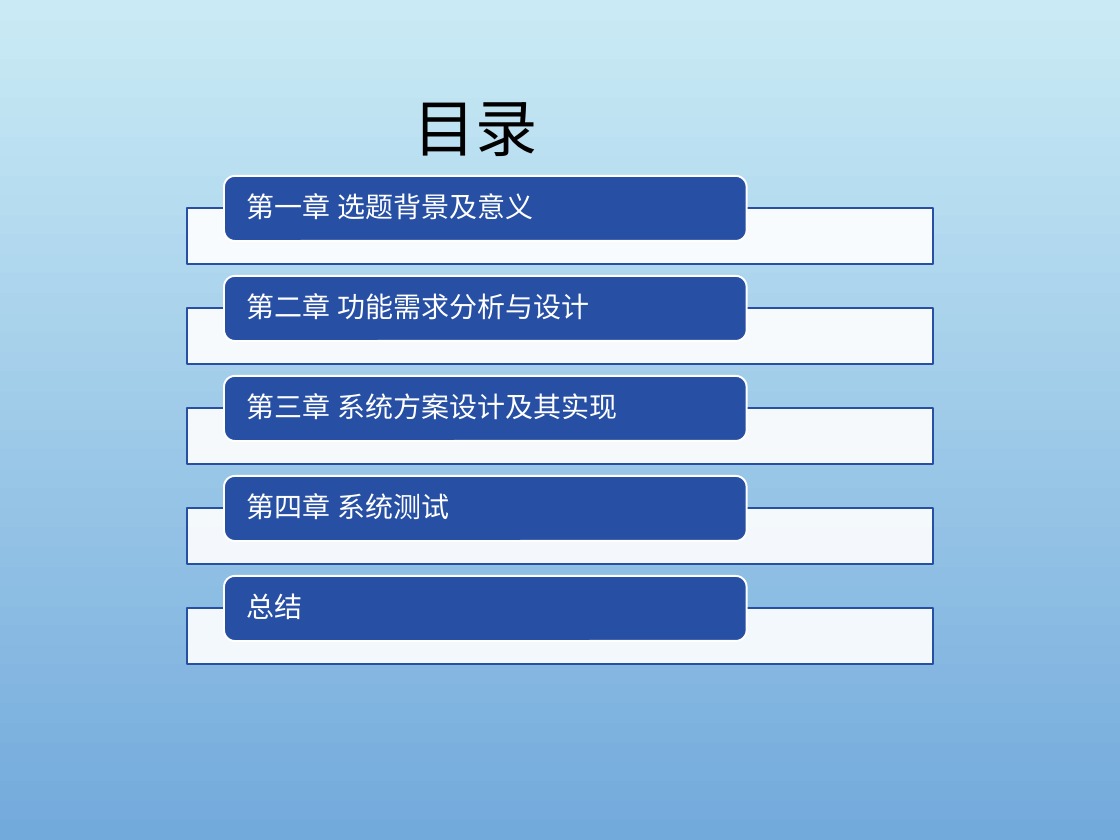
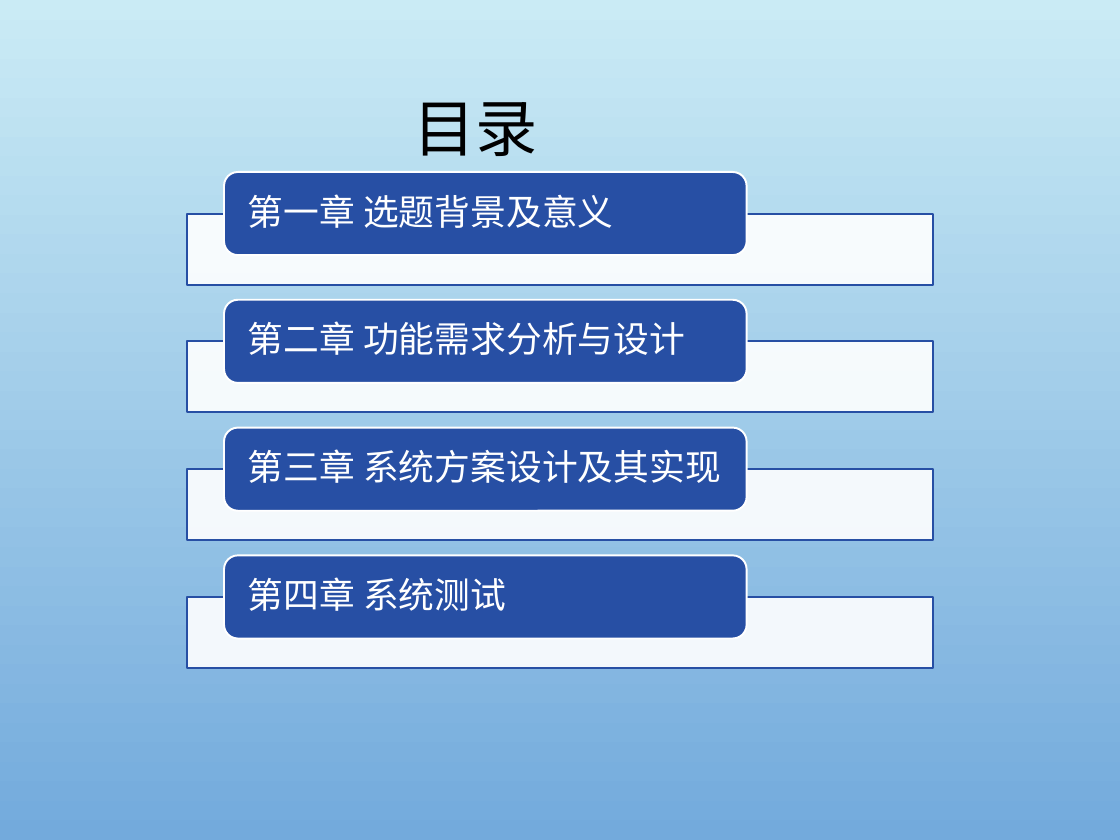
Before and after one commit to zhengjianghu/biye, a slide deck: slide 2 of diploma project/毕设.pptx. Drawn at 1120x840 pixels with LibreOffice and Linux fonts; fonts in the diff are those of the drawing; background and template pictures are left out. Boxes give left, top, right and bottom in pixels: in the first picture for what was removed or moved away, otherwise in the second. Text is boxed around its words. In the diff, an @@ line names an element or a change of style, - is before the commit and + after.

```diff
--- a/diploma project/毕设.pptx
+++ b/diploma project/毕设.pptx
@@ rounded rectangle resized from (x1=224, y1=176, x2=747, y2=241) to (x1=224, y1=172, x2=747, y2=255) @@
@@ rectangle resized from (x1=187, y1=208, x2=934, y2=264) to (x1=187, y1=214, x2=934, y2=284) @@
@@ rounded rectangle resized from (x1=224, y1=276, x2=747, y2=340) to (x1=224, y1=300, x2=747, y2=383) @@
@@ text "第二章 功能需求分析与设计" moved from (x1=247, y1=293, x2=589, y2=320) to (x1=248, y1=321, x2=685, y2=355) @@
@@ rectangle resized from (x1=187, y1=308, x2=934, y2=364) to (x1=187, y1=342, x2=934, y2=412) @@
@@ rounded rectangle removed at (x1=224, y1=376, x2=747, y2=441) @@
@@ rectangle removed at (x1=187, y1=409, x2=934, y2=465) @@
@@ rounded rectangle resized from (x1=224, y1=476, x2=747, y2=541) to (x1=224, y1=428, x2=747, y2=511) @@
@@ text "第三章 系统方案设计及其实现" moved from (x1=247, y1=393, x2=617, y2=420) to (x1=248, y1=449, x2=721, y2=483) @@
@@ rectangle resized from (x1=187, y1=508, x2=934, y2=564) to (x1=187, y1=469, x2=934, y2=540) @@
@@ rounded rectangle resized from (x1=224, y1=576, x2=747, y2=641) to (x1=224, y1=556, x2=747, y2=638) @@
@@ size 18 to 23 pt; more space between paragraphs in 4 elements at (x1=248, y1=194, x2=614, y2=228), (x1=248, y1=321, x2=685, y2=355), (x1=248, y1=449, x2=721, y2=483), (x1=248, y1=577, x2=506, y2=611) @@
@@ text "第四章 系统测试" moved from (x1=247, y1=493, x2=449, y2=520) to (x1=248, y1=577, x2=506, y2=611) @@
@@ rectangle resized from (x1=187, y1=608, x2=934, y2=664) to (x1=187, y1=597, x2=934, y2=668) @@
@@ text removed at (x1=247, y1=593, x2=303, y2=620) @@
-总结
```
Also in this commit, not shown: 6 other slides changed, 2 slides added, 4 slides removed, 3 other files.
